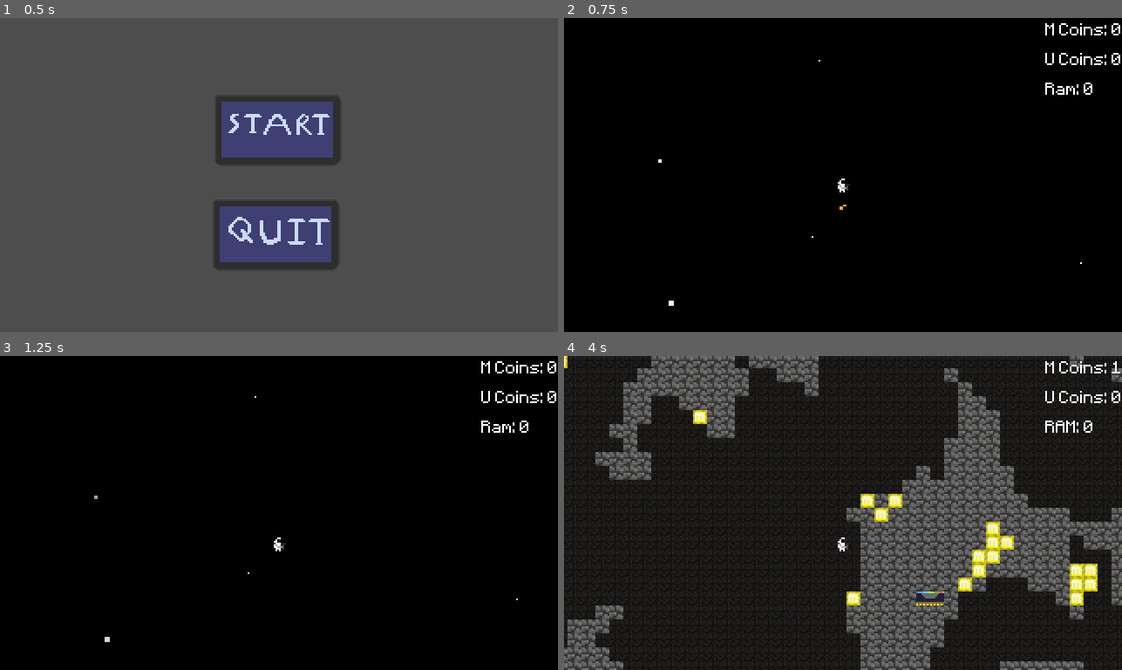
Above: before the commit, frames 1-4 (two rows, left to right).
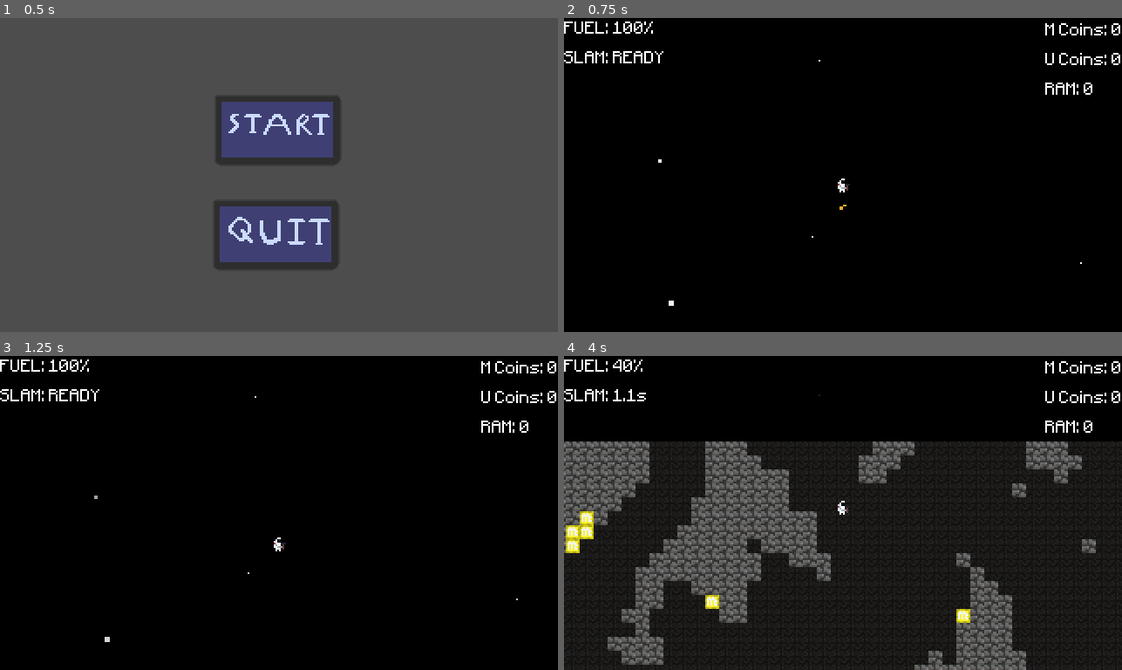
Above: after the commit, the same moments.

Repository: Larrycoder12/THM_Prod
Game: Godot game, scene res://scenes/main_menu.tscn
Same seed, same stepped clock (60 frames per second), same inputs: the game is played once before the commit and once after it.
Inputs (mouse positions are in pixels of both pictures, inside the frame that each line leads up to):
- Up to frame 1 (0.5 s): no input
- Up to frame 2 (0.75 s): click (843, 131) at 0.5 s
- Up to frame 3 (1.25 s): no input
- Up to frame 4 (4 s): tap Enter at 1.25 s; hold W (up) 1.28-2.03 s; hold Right (right) 1.28-2.78 s; tap Space (dash) at 1.35, 2.3, 2.85, 3.6 s; tap W (up) at 2.1, 2.27, 2.57, 3.77 s; hold A (left) 2.78-3.53 s; hold W (up) 2.78-3.53 s; hold Right (right) from 3.53 s (still down)

Frame 1 is identical in both runs. In frame 2, 0.5% of the frame differs, in the area x 0-92%, y 1-25%; in frame 3, 0.5%; in frame 4, 56%, in the area x 0-100%, y 0-100%.

Commit message:
Ginourmous update
many cookoo things

Diff:
--- /dev/null
+++ b/scenes/Loading.tscn
@@ -0,0 +1,33 @@
+[gd_scene format=3 uid="uid://o3tdr4cnkxf2"]
+
+[ext_resource type="Texture2D" uid="uid://d0lye13oyaco6" path="res://assets/background.png" id="1_5d8b5"]
+[ext_resource type="Script" uid="uid://c0pd1f8kkuf6d" path="res://scenes/loading.gd" id="1_y56h7"]
+[ext_resource type="FontFile" uid="uid://cqrh5ltnhxkb3" path="res://assets/Minecraftia-Regular.ttf" id="2_y56h7"]
+
+[sub_resource type="LabelSettings" id="LabelSettings_wwpl6"]
+font = ExtResource("2_y56h7")
+font_size = 32
+
+[node name="Control" type="Control" unique_id=1819705905]
+layout_mode = 3
+anchors_preset = 15
+anchor_right = 1.0
+anchor_bottom = 1.0
+grow_horizontal = 2
+grow_vertical = 2
+script = ExtResource("1_y56h7")
+
+[node name="TextureRect" type="TextureRect" parent="." unique_id=2121736623]
+layout_mode = 0
+offset_right = 332.0
+offset_bottom = 194.0
+texture = ExtResource("1_5d8b5")
+
+[node name="Label" type="Label" parent="." unique_id=730915543]
+layout_mode = 0
+offset_left = 75.0
+offset_top = 65.0
+offset_right = 275.0
+offset_bottom = 121.0
+text = "Loading......"
+label_settings = SubResource("LabelSettings_wwpl6")
--- /dev/null
+++ b/scenes/loading.gd
@@ -0,0 +1,13 @@
+extends Control
+
+
+const MAIN_SCENE_PATH = "res://node_2d.tscn"
+const WAIT_TIME = 3
+
+func _ready():
+	# We call the method "change_scene" on 'self' deferred
+	call_deferred("change_scene", "res://scenes/Loading.tscn")
+
+# Define the function clearly at the script level
+func change_scene(path: String):
+	get_tree().change_scene_to_file(path)
--- a/scenes/main_menu.tscn
+++ b/scenes/main_menu.tscn
@@ -2,6 +2,7 @@
 
 [ext_resource type="Script" uid="uid://cn7hix58oennl" path="res://scripts/main_menu.gd" id="1_l6cm7"]
 [ext_resource type="Texture2D" uid="uid://bwh3g2x1kobkf" path="res://assets/start-button.png" id="2_bqqt6"]
+[ext_resource type="Script" uid="uid://drvkiiraa0x4l" path="res://scenes/button_manager.gd" id="2_wu84c"]
 [ext_resource type="Texture2D" uid="uid://b1ieml5rquk6r" path="res://assets/quit-button.png" id="3_wu84c"]
 
 [node name="main menu" type="Node2D" unique_id=1688323690]
@@ -12,6 +13,7 @@
 anchors_preset = 0
 offset_right = 40.0
 offset_bottom = 40.0
+script = ExtResource("2_wu84c")
 
 [node name="Start" type="Button" parent="Button Manager" unique_id=262307419]
 layout_mode = 0
--- a/scenes/node_2d.tscn
+++ b/scenes/node_2d.tscn
@@ -42,6 +42,10 @@
 font = ExtResource("6_j7wrs")
 font_size = 8
 
+[sub_resource type="LabelSettings" id="LabelSettings_fws66"]
+font = ExtResource("6_j7wrs")
+font_size = 8
+
 [node name="Node2D2" type="Node2D" unique_id=1713976250]
 script = ExtResource("1_4vge2")
 
@@ -71,3 +75,9 @@
 U Coins: 0
 Ram: 0"
 label_settings = SubResource("LabelSettings_j7wrs")
+
+[node name="StatusLabel" type="Label" parent="CanvasLayer" unique_id=66471062]
+offset_right = 40.0
+offset_bottom = 23.0
+text = "Label"
+label_settings = SubResource("LabelSettings_fws66")
--- a/scripts/main_menu.gd
+++ b/scripts/main_menu.gd
@@ -10,6 +10,3 @@
 
 func _on_start_pressed() -> void:
 	get_tree().change_scene_to_file("res://scenes/node_2d.tscn")
-
-func _on_quit_pressed() -> void:
-	get_tree().quit()
--- a/scripts/player.gd
+++ b/scripts/player.gd
@@ -1,113 +1,98 @@
 extends CharacterBody2D
 
 const ACCELERATION = 500
-const MAX_VELOCITY = 200
-const VERT_BOUNCE = 40
-const HORIZ_BOUNCE = 80
+const MAX_VELOCITY = 300
+const VERT_BOUNCE = 10
+const HORIZ_BOUNCE = 20
 const JETPACK_VELOCITY = -80.0
-const SPEED = 100.0
-const JUMP_VELOCITY = -150.0
-const BREAK_THRESHOLD = 120.0
+const SLAM_VELOCITY = 300
+const BREAK_THRESHOLD = 170.0
 const DEFAULT_HEALTH = 100.0
-const SLAM_VELOCITY = 300
-var player_resources = {};
+const GRAVITY = 400
+const MAX_FUEL = 100.0
+const FUEL_CONSUMPTION = 50.0
+const FUEL_REGEN = 30.0
+const DASH_COOLDOWN_TIME = 1.5
+
 var tile_health = {}
 var slamming = false
-const GRAVITY = 400
-
+var current_fuel = MAX_FUEL
+var dash_cooldown_timer = 0.0
 var m_coins = 0
 var u_coins = 0
 var ram = 0
 
+@onready var label: Label = $"../CanvasLayer/Label"
+@onready var status_label: Label = $"../CanvasLayer/StatusLabel"
 
-@onready var label: Label = $"../CanvasLayer/Label"
 func _physics_process(delta: float) -> void:
-	var pre_collision_velocity = velocity
+	var pre_v = velocity
+
+	if dash_cooldown_timer > 0:
+		dash_cooldown_timer -= delta
+
 	if not is_on_floor():
 		velocity.y += GRAVITY * delta
-	if is_on_floor():
+	else:
 		slamming = false
-
+		current_fuel = move_toward(current_fuel, MAX_FUEL, FUEL_REGEN * delta)
 
 	if not slamming:
-
-		if Input.is_action_pressed("up"):
+		if Input.is_action_pressed("up") and current_fuel > 0:
 			velocity.y = JETPACK_VELOCITY
+			current_fuel -= FUEL_CONSUMPTION * delta
 
 		if Input.is_action_pressed("left"):
-			if velocity.x > -1 * MAX_VELOCITY:
-				velocity.x -= ACCELERATION * delta
+			if velocity.x > -MAX_VELOCITY: velocity.x -= ACCELERATION * delta
 		elif Input.is_action_pressed("right"):
-			if velocity.x < MAX_VELOCITY:
-				velocity.x += ACCELERATION * delta
+			if velocity.x < MAX_VELOCITY: velocity.x += ACCELERATION * delta
 		else:
 			velocity.x = move_toward(velocity.x, 0, ACCELERATION * delta)
 
-		if Input.is_action_just_pressed("dash"):
+		if Input.is_action_just_pressed("dash") and dash_cooldown_timer <= 0:
+			dash_cooldown_timer = DASH_COOLDOWN_TIME
 			if is_on_floor():
 				velocity.x += sign(velocity.x) * SLAM_VELOCITY
 			else:
 				velocity.y += SLAM_VELOCITY
 				slamming = true
 
-	if velocity.x < 0:
-		$Sprite2D.flip_h = true
-	elif velocity.x > 0:
-		$Sprite2D.flip_h = false
-
+	$Sprite2D.flip_h = velocity.x < 0 if velocity.x != 0 else $Sprite2D.flip_h
 	move_and_slide()
 
 	for i in range(get_slide_collision_count()):
-		var col := get_slide_collision(i)
-		var n := col.get_normal()
+		var col = get_slide_collision(i)
+		var n = col.get_normal()
 		var collider = col.get_collider()
+		if collider is TileMapLayer:
+			var impact = abs(pre_v.dot(n))
+			if impact > BREAK_THRESHOLD:
+				var mpos = collider.local_to_map(collider.to_local(col.get_position() - n * 4))
+				if collider.get_cell_source_id(mpos) != -1:
+					take_tile_damage(collider, mpos, impact - BREAK_THRESHOLD)
+				if abs(n.x) > abs(n.y):
+					velocity.x += HORIZ_BOUNCE if n.x > 0 else -HORIZ_BOUNCE
+				else:
+					velocity.y = VERT_BOUNCE if n.y > 0 else -VERT_BOUNCE * 4
 
-		if collider is TileMapLayer:
-			var impact_force = abs(pre_collision_velocity.dot(n))
+	# Update Resource Label
+	label.text = "M Coins: %d\nU Coins: %d\nRAM: %d" % [m_coins, u_coins, ram]
 
-			if impact_force > BREAK_THRESHOLD:
-				var hit_point = col.get_position()
-				var map_pos = collider.local_to_map(collider.to_local(hit_point - n * 4))
+	# Update Status Label (Fuel and Slam)
+	var dash_text = "READY" if dash_cooldown_timer <= 0 else str(snapped(dash_cooldown_timer, 0.1)) + "s"
+	status_label.text = "FUEL: %d%%\nSLAM: %s" % [int(current_fuel), dash_text]
 
-				if collider.get_cell_source_id(map_pos) != -1:
-					var damage = impact_force - BREAK_THRESHOLD
-					take_tile_damage(collider, map_pos, damage)
+func take_tile_damage(layer: TileMapLayer, mpos: Vector2i, damage: float):
+	if not tile_health.has(mpos):
+		tile_health[mpos] = DEFAULT_HEALTH
 
-				if abs(n.x) > abs(n.y):
-					if n.x > 0:
-						velocity.x += HORIZ_BOUNCE
-					else:
-						velocity.x -= HORIZ_BOUNCE
-				else:
-					if n.y > 0:
-						velocity.y += VERT_BOUNCE
-					else:
-						velocity.y = -1 * VERT_BOUNCE * 4
+	tile_health[mpos] -= damage
 
-func take_tile_damage(layer: TileMapLayer, map_pos: Vector2i, damage: float):
-	if not tile_health.has(map_pos):
-		tile_health[map_pos] = DEFAULT_HEALTH
-
-	tile_health[map_pos] -= damage
-
-	if tile_health[map_pos] <= 0:
-		var atlas_coords = layer.get_cell_atlas_coords(map_pos)
-		layer.erase_cell(map_pos)
-		tile_health.erase(map_pos)
-		print(atlas_coords)
-		match atlas_coords:
-			Vector2i(0, 0):
-				u_coins += 1
-				print("U coin added")
-			Vector2i(0, 1):
-				m_coins += 1
-				print("M coin added")
-			Vector2i(0, 2), Vector2i(1, 2):
-				ram += 1
-				print("RAM coin added")
-		label.text = "M Coins: " + str(m_coins) + "\nU Coins: " + str(u_coins) + "\nRAM: " + str(ram)
-
-
-		## Assuming the script is attached to the parent of the Label node
-#func update_score(new_score):
- #   $LabelNodeName.text = "Score: " + str(new_score) #
+	if tile_health[mpos] <= 0:
+		var atlas = layer.get_cell_atlas_coords(mpos)
+		layer.erase_cell(mpos)
+		tile_health.erase(mpos)
+		match atlas:
+			Vector2i(0, 0): u_coins += 1
+			Vector2i(0, 1): m_coins += 1
+			Vector2i(0, 2), Vector2i(1, 2): ram += 1
--- a/texture_rect.gd
+++ /dev/null
@@ -1,17 +0,0 @@
-extends TextureRect
-
-var h = 32
-var w = 32
-var matrix = []
-
-var zrow: Array = []
-zrow.resize(w)
-
-# Called when the node enters the scene tree for the first time.
-func _ready() -> void:
-	pass # Replace with function body.
-
-
-# Called every frame. 'delta' is the elapsed time since the previous frame.
-func _process(delta: float) -> void:
-	pass
Not shown, added: assets/REDBULL.png.import
Not shown, added: assets/boot-exploding.png.import
Binary file added: assets/white.aseprite
Binary file added: assets/white.png
Not shown, added: assets/white.png.import
Not shown, added: scenes/loading.gd.uid
Not shown: 1 places in scenes/pause_menu.tscn that only renumber resources
